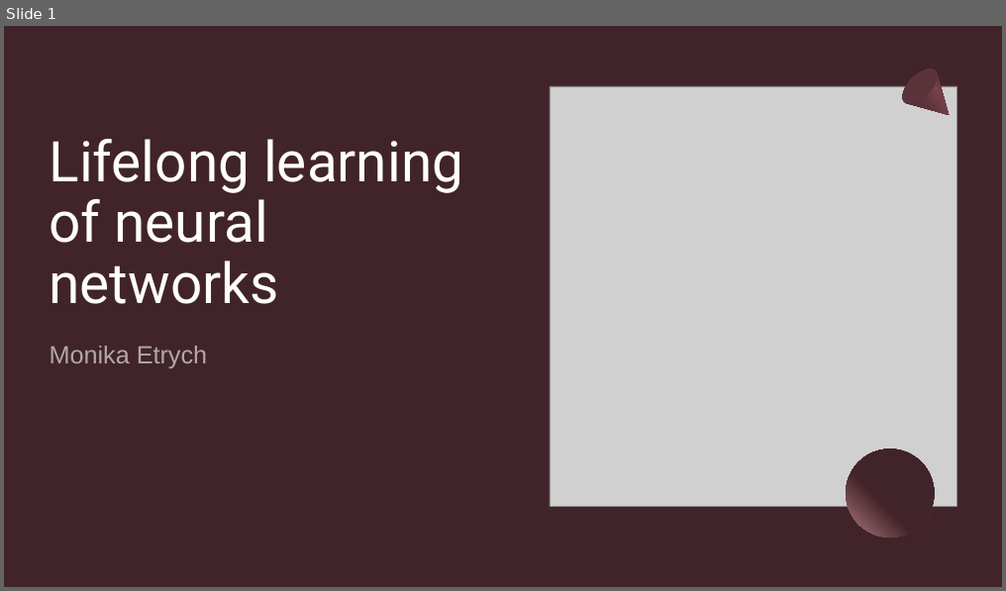
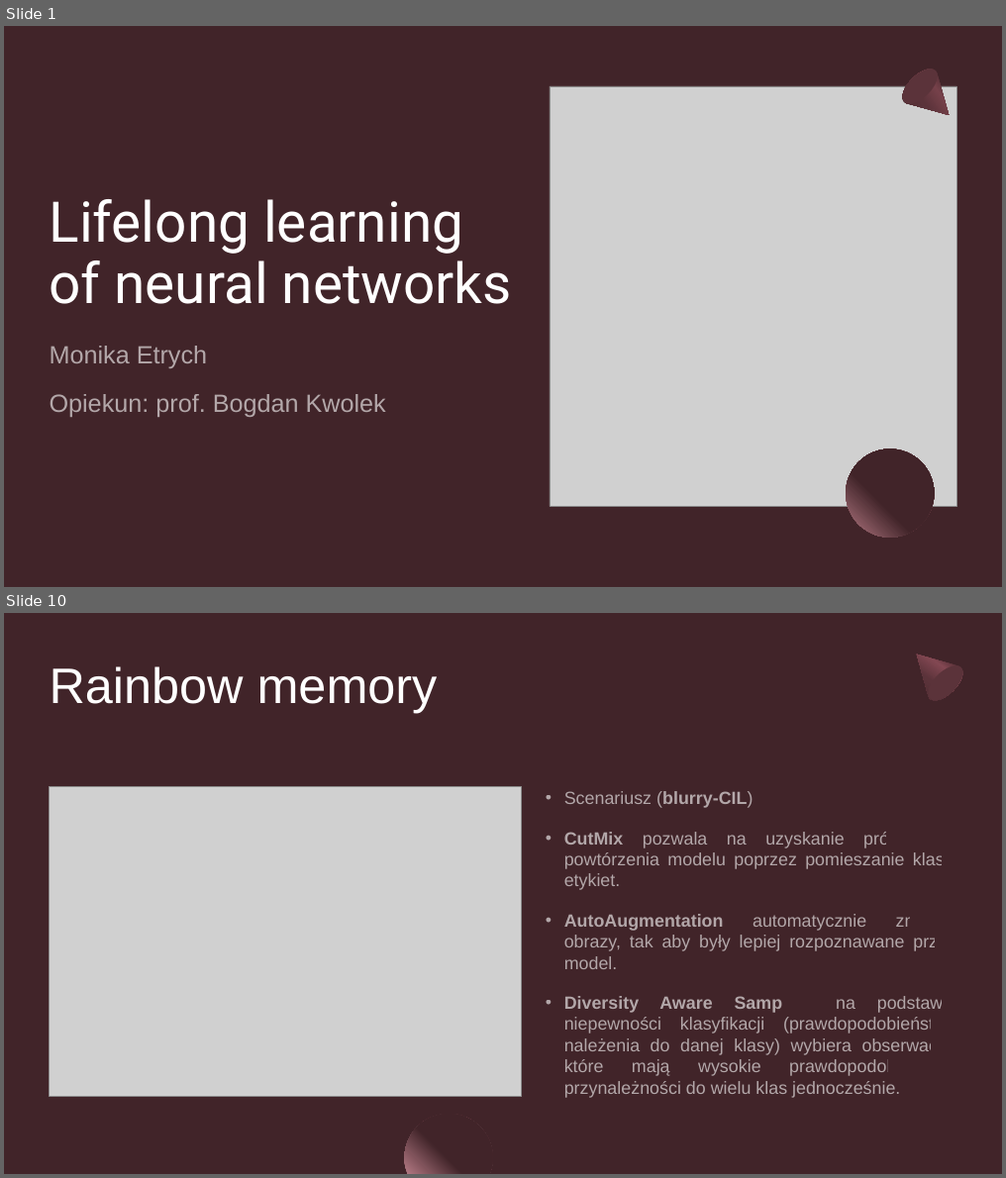
Before and after one commit to Mon4/lifelong-learning, a slide deck: pracownia/Etrych.pptx. Shown one above the other, each under a label of ours: slide 1 before the commit, slides 1 and 10 after it; the slides between them are not shown. The pictures are 1006x591 and 1006x1178 pixels, drawn with LibreOffice and Linux fonts; fonts in the diff are those of the drawing; grey boxes stand for pictures. Boxes give left, top, right and bottom in pixels: in the first picture for what was removed or moved away, otherwise in the second. Text is boxed around its words. In the diff, an @@ line names an element or a change of style, - is before the commit and + after.

```diff
--- a/pracownia/Etrych.pptx
+++ b/pracownia/Etrych.pptx
@@ slide 10 added at (x1=4, y1=613, x2=1002, y2=1174), background #412429 @@
@@ rectangle added at (x1=4, y1=613, x2=1002, y2=1174), fill #412429 @@
@@ freeform shape added at (x1=901, y1=639, x2=969, y2=706), fill gradient #5B333A to #834853 to #412429 @@
@@ title added at (x1=50, y1=666, x2=438, y2=713), 48 pt, text #FFFFFF @@
+Rainbow memory
@@ ellipse added at (x1=922, y1=660, x2=969, y2=706), fill #5B333A @@
@@ picture added at (x1=49, y1=787, x2=522, y2=1096) @@
@@ text added at (x1=564, y1=791, x2=957, y2=1098), 17 pt, text #FFFFFF at 60% opacity @@
+• Scenariusz (blurry-CIL)
+• CutMix pozwala na uzyskanie próbek do powtórzenia modelu poprzez pomieszanie klas i etykiet.
+• AutoAugmentation automatycznie zmienia obrazy, tak aby były lepiej rozpoznawane przez model.
+• Diversity Aware Sampling na podstawie niepewności klasyfikacji (prawdopodobieństwa należenia do danej klasy) wybiera obserwacje, które mają wysokie prawdopodobieństwo przynależności do wielu klas jednocześnie.
@@ freeform shape added at (x1=405, y1=1114, x2=493, y2=1174), fill gradient #412429 to #B67B86 @@
@@ slide 1 changed as well @@
@@ title "Lifelong learning of neural networks" rewrapped from (x1=50, y1=139, x2=463, y2=304) to (x1=50, y1=199, x2=512, y2=304) @@
@@ subtitle at (x1=50, y1=394, x2=386, y2=417): paragraph added @@
+Opiekun: prof. Bogdan Kwolek
```
Also in this commit, not shown: 3 other slides changed, 7 other slides added, 5 slides removed, 3 other files.
